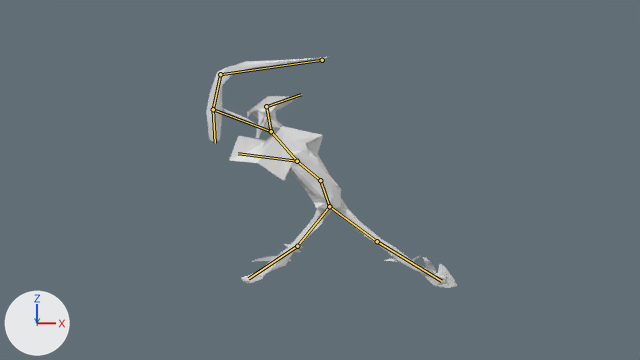
A saved change to the Blender file T2/lumiere.blend.
The view is the same before and after, from the file's camera 'Camera'. The axes (+X, +Y, +Z) are drawn at lower left. The lights are the same throughout. The bones that bend it are drawn over the model as lines.

Names of what the first picture shows: 'Lumiere_3D'.
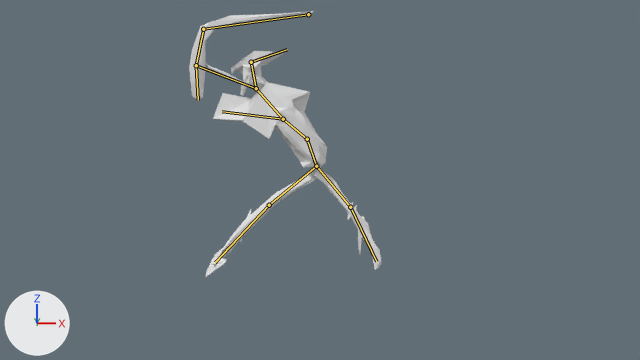
The newer file adds an action. The first version stands in its rest pose; the second is drawn at frame 10 of the action 'mid_jump'.

Where the change shows, as pixel boxes [x1, y1, x2, y2] in the pictures (640 x 360 px):
'Lumiere_3D', posed (24% narrower, 15% taller)
    before: [206, 56, 458, 288]
    after: [189, 11, 381, 278]
bone 'Bone', root to tip
    before: (322, 60) to (220, 74)
    after: (308, 14) to (203, 29)
bone 'Bone.010', root to tip
    before: (329, 206) to (297, 246)
    after: (316, 166) to (350, 207)
bone 'Bone.012', root to tip
    before: (329, 206) to (377, 241)
    after: (316, 166) to (269, 205)
bone 'Bone.013', root to tip
    before: (377, 241) to (441, 281)
    after: (269, 205) to (215, 262)

The edits, one by one:
Bone 'Bone' (bone_bone) moves from (0.0, 0.0, 0.0) to (0.088, 0.113, 0.634).
Bone 'Bone.010' (bone_bone_010) turns from (0, 0, 0) to (-44, 6, 69) degrees about its own x, y and z.
Bone 'Bone.012' (bone_bone_012) turns from (0, 0, 0) to (78, 53, -33) degrees about its own x, y and z.
Bone 'Bone.013' (bone_bone_013) turns from (0, 0, 0) to (-6, 32, -4) degrees about its own x, y and z.
